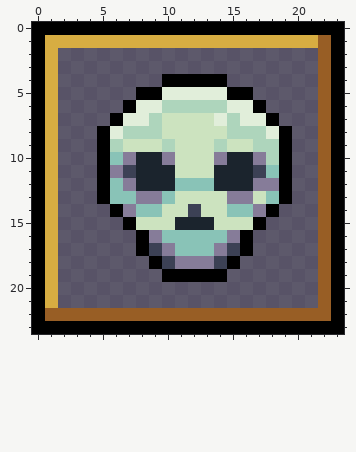
One commit to this pixel-art file: packages/client/src/assets/icons{m}/keyword-on-death.aseprite. This is how it looked before the edit.
24x24 pixels, 1 frame.
After the commit:
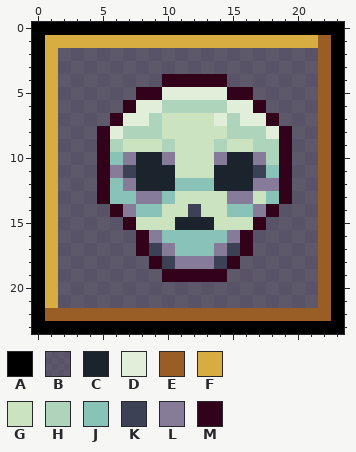
Palette (. is transparent): A #000000  B #1b242d9b  C #1b242d  D #e1eeda  E #985e25  F #d7ad42  G #cce3bf  H #aed5bc  J #89c3b7  K #3c4155  L #867c99  M #32021b
Change:
Layer "Layer 2":
y 4: x 10..14 AAAAA -> MMMMM
y 5: x 8..9 AA -> MM; x 15..16 AA -> MM
y 6: x 7 A -> M; x 17 A -> M
y 7: x 6 A -> M; x 18 A -> M
y 8..13: x 5 A -> M; x 19 A -> M
y 14: x 6 A -> M; x 18 A -> M
y 15: x 7 A -> M; x 17 A -> M
y 16..17: x 8 A -> M; x 16 A -> M
y 18: x 9 A -> M; x 15 A -> M
y 19: x 10..14 AAAAA -> MMMMM
Boxes around the changes in both pictures, in picture pixels (x1, y1, x2, y2):
changed: (97, 74, 292, 282)
